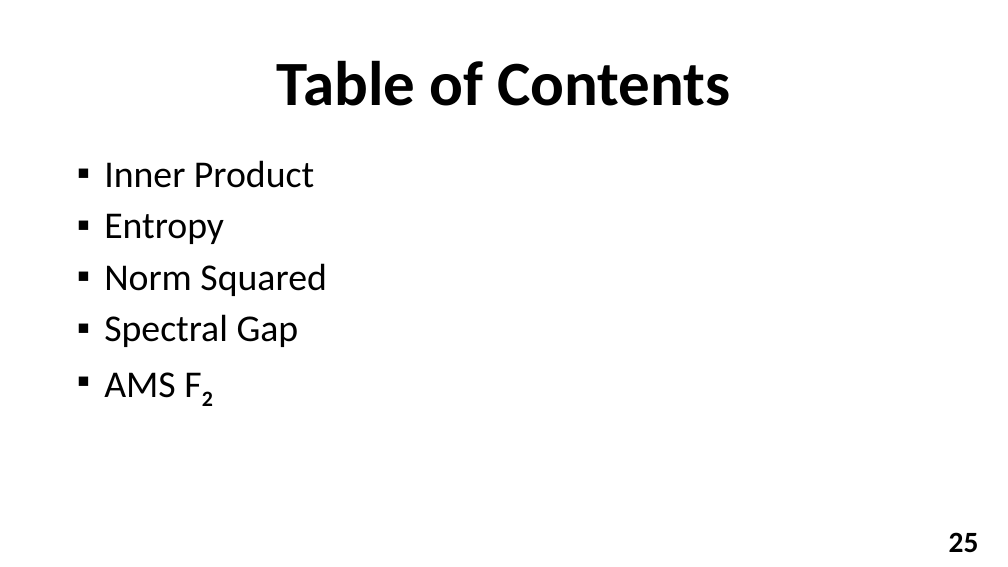
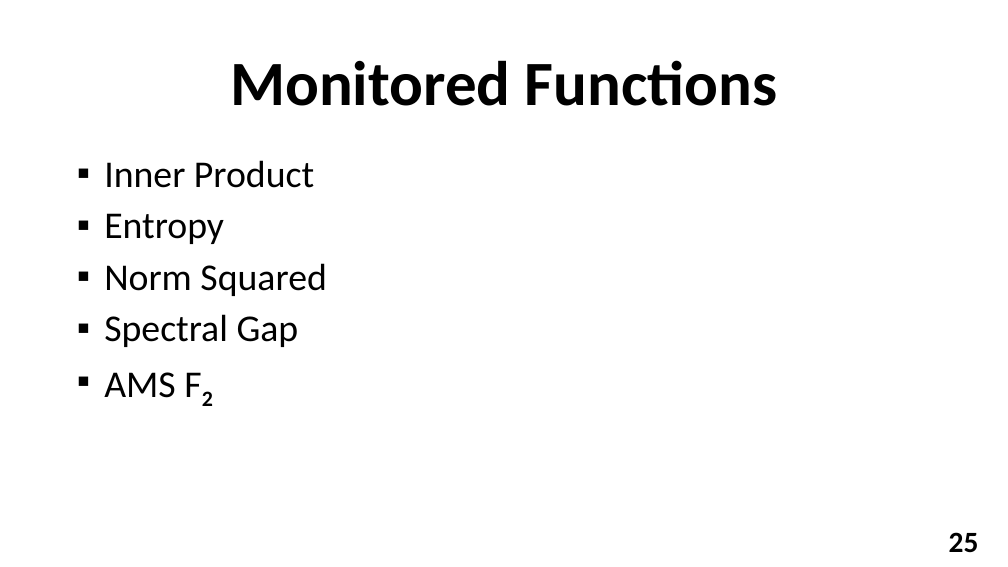
Before and after one commit to YuvalAlf/Distributed-Monitoring, a slide deck: slide 25 of What We Did So Far Dec 2018.pptx. Drawn at 1008x567 pixels with LibreOffice and Linux fonts; fonts in the diff are those of the drawing; background and template pictures are left out. Boxes give left, top, right and bottom in pixels: in the first picture for what was removed or moved away, otherwise in the second. Text is boxed around its words. In the diff, an @@ line names an element or a change of style, - is before the commit and + after.

```diff
--- a/What We Did So Far Dec 2018.pptx
+++ b/What We Did So Far Dec 2018.pptx
@@ title at <box>230,60,777,106</box>: text changed @@
-Table of Contents
+Monitored Functions
```
Also in this commit, not shown: 10 other slides changed, 2 slides added, 2 slides removed.
